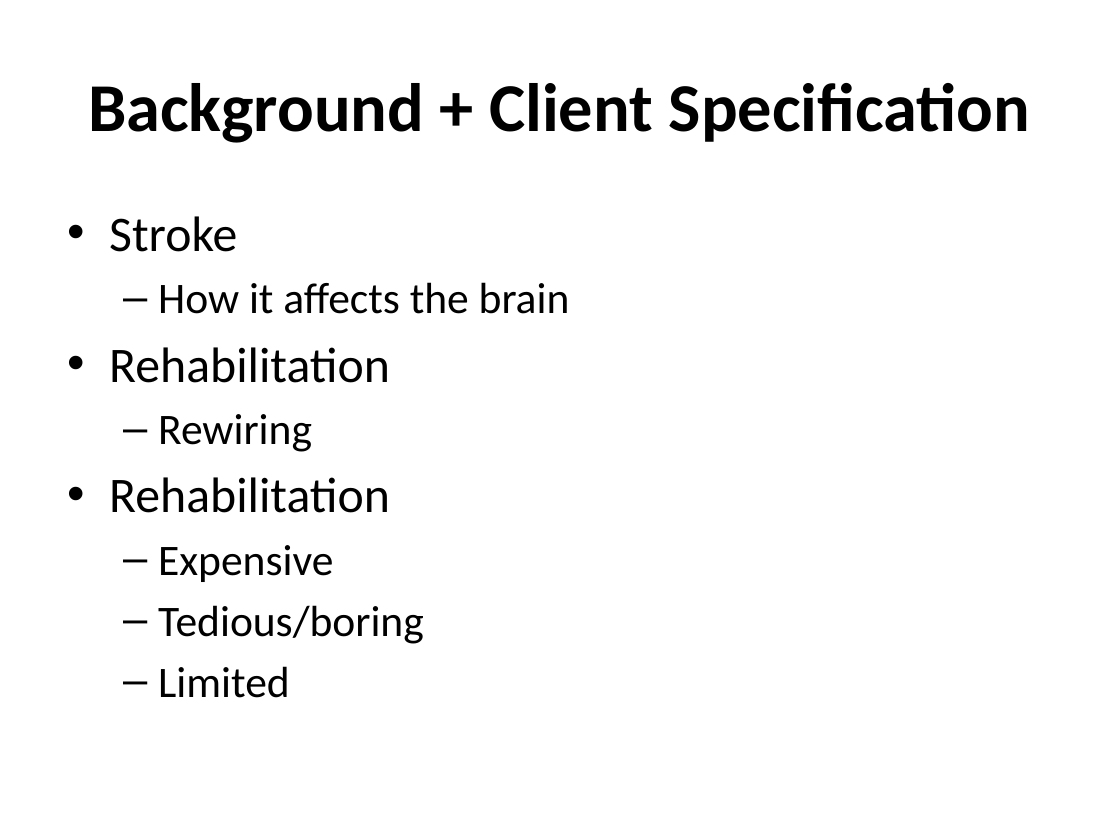
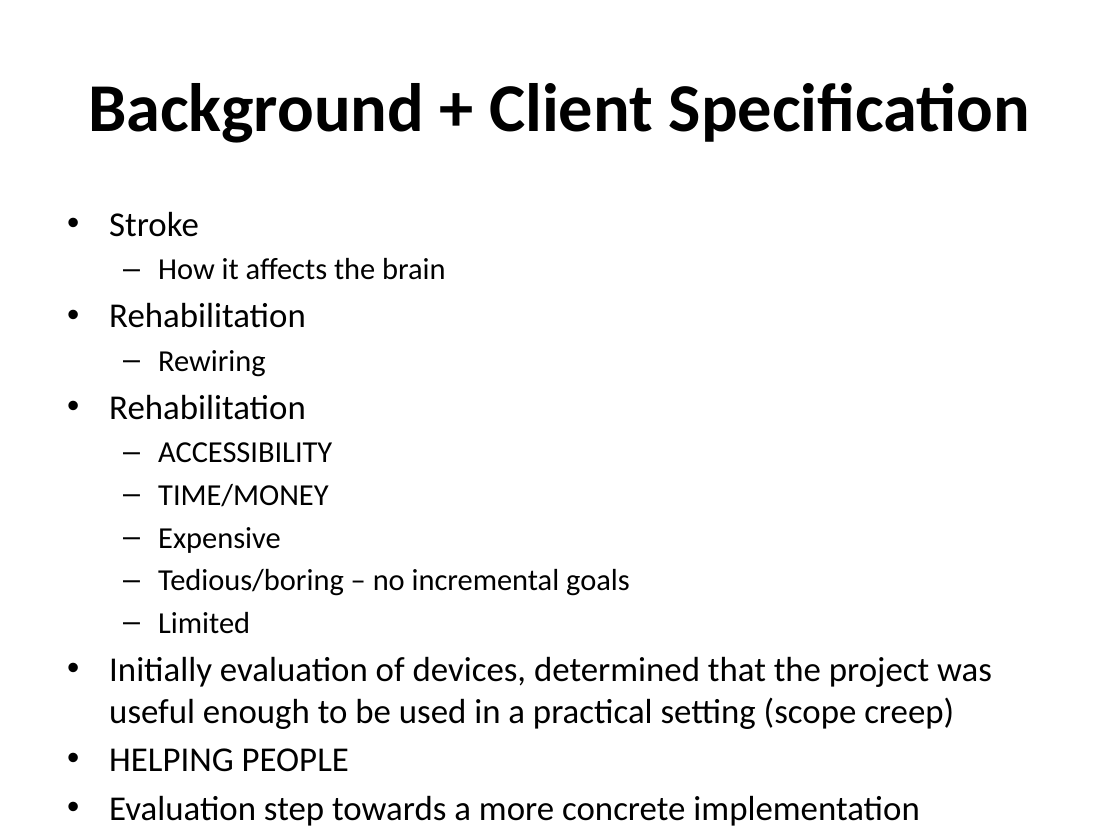
Before and after one commit to Hankli/VirtualEnvironments-Project, a slide deck: slide 4 of Documents/Presentations/Final Presentation.pptx. Drawn at 1120x840 pixels with LibreOffice and Linux fonts; fonts in the diff are those of the drawing; background and template pictures are left out. Boxes give left, top, right and bottom in pixels: in the first picture for what was removed or moved away, otherwise in the second. Text is boxed around its words. In the diff, an @@ line names an element or a change of style, - is before the commit and + after.

Commit message:
presentation update

```diff
--- a/Documents/Presentations/Final Presentation.pptx
+++ b/Documents/Presentations/Final Presentation.pptx
@@ text at <box>109,211,446,634</box>: size 32 to 22.4 pt in "Stroke", "Rehabilitation", "Rehabilitation"; size 28 to 19.6 pt in "How it affects the brain", "Rewiring", "Expensive", "Limited"; less space between paragraphs @@
@@ text at <box>158,442,332,507</box>: paragraphs added @@
+  – ACCESSIBILITY
+  – TIME/MONEY
@@ text at <box>158,569,630,596</box>: text changed; size 28 to 19.6 pt @@
-  – Tedious/boring
+  – Tedious/boring – no incremental goals
@@ text at <box>109,656,992,826</box>: paragraphs added @@
+• Initially evaluation of devices, determined that the project was useful enough to be used in a practical setting (scope creep)
+• HELPING PEOPLE
+• Evaluation step towards a more concrete implementation
```
Also in this commit, not shown: 7 other slides changed.
